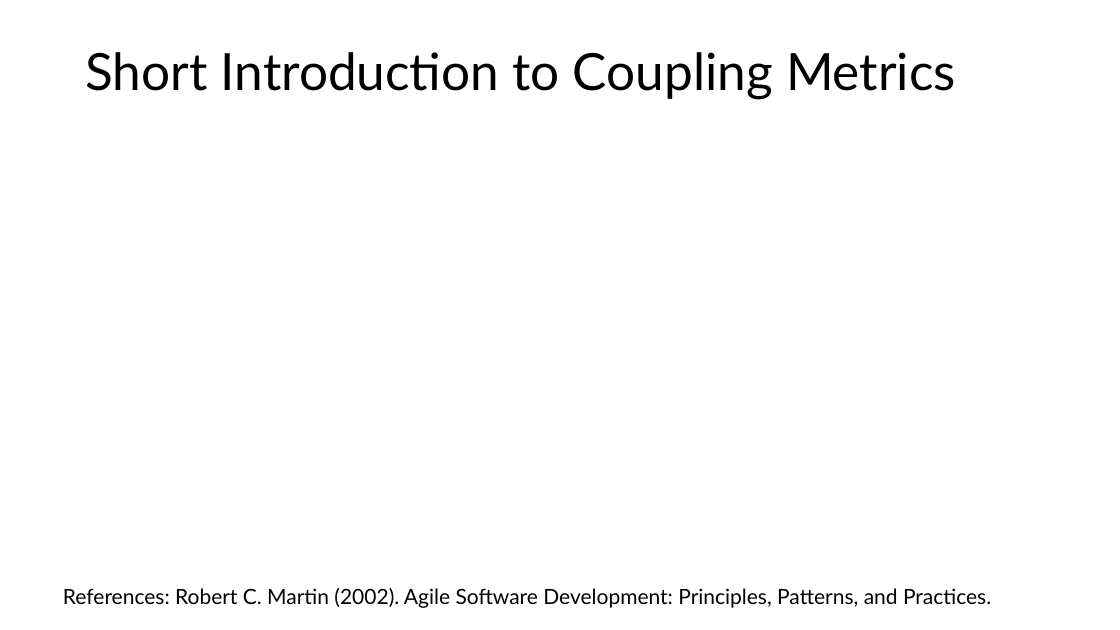
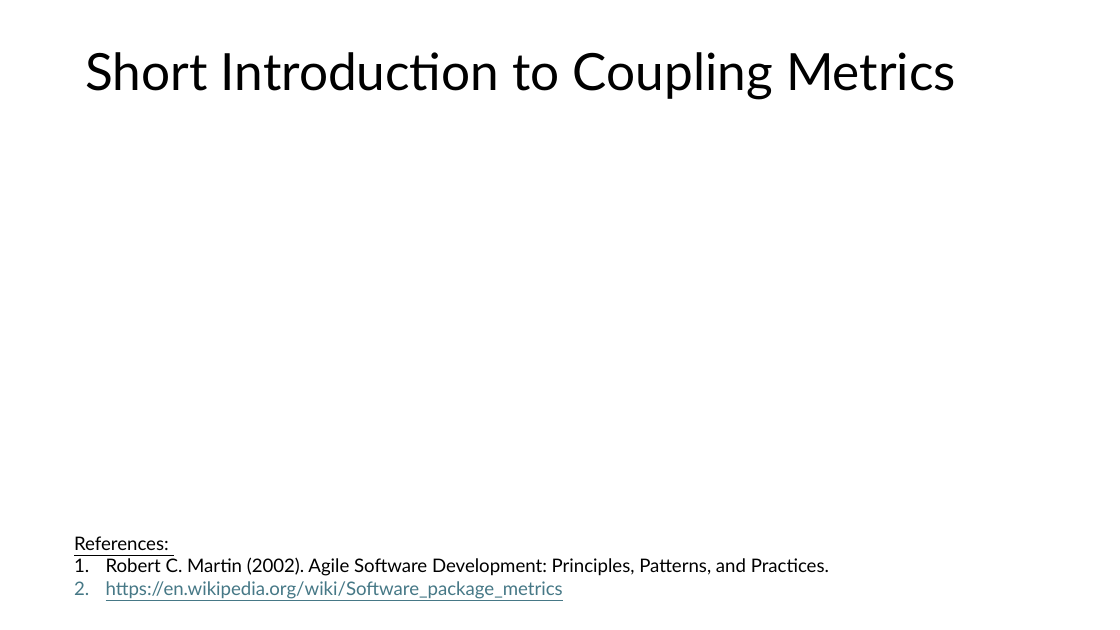
Before and after one commit to karthickshanmugarao/sw-deps-monitor, a slide deck: slide 29 of Docs/Automated Dependency Monitoring in CI Pipeline.pptx. Drawn at 1120x630 pixels with LibreOffice and Linux fonts; fonts in the diff are those of the drawing; grey boxes stand for pictures. Boxes give left, top, right and bottom in pixels: in the first picture for what was removed or moved away, otherwise in the second. Text is boxed around its words. In the diff, an @@ line names an element or a change of style, - is before the commit and + after.

```diff
--- a/Docs/Automated Dependency Monitoring in CI Pipeline.pptx
+++ b/Docs/Automated Dependency Monitoring in CI Pipeline.pptx
@@ text at <box>74,536,829,599</box>: text changed; size 18 to 16 pt @@
-References: Robert C. Martin (2002). Agile Software Development: Principles, Patterns, and Practices.
+References:
+1. Robert C. Martin (2002). Agile Software Development: Principles, Patterns, and Practices.
+2. https://en.wikipedia.org/wiki/Software_package_metrics
```
Also in this commit, not shown: 13 other slides changed, 1 slide added.
